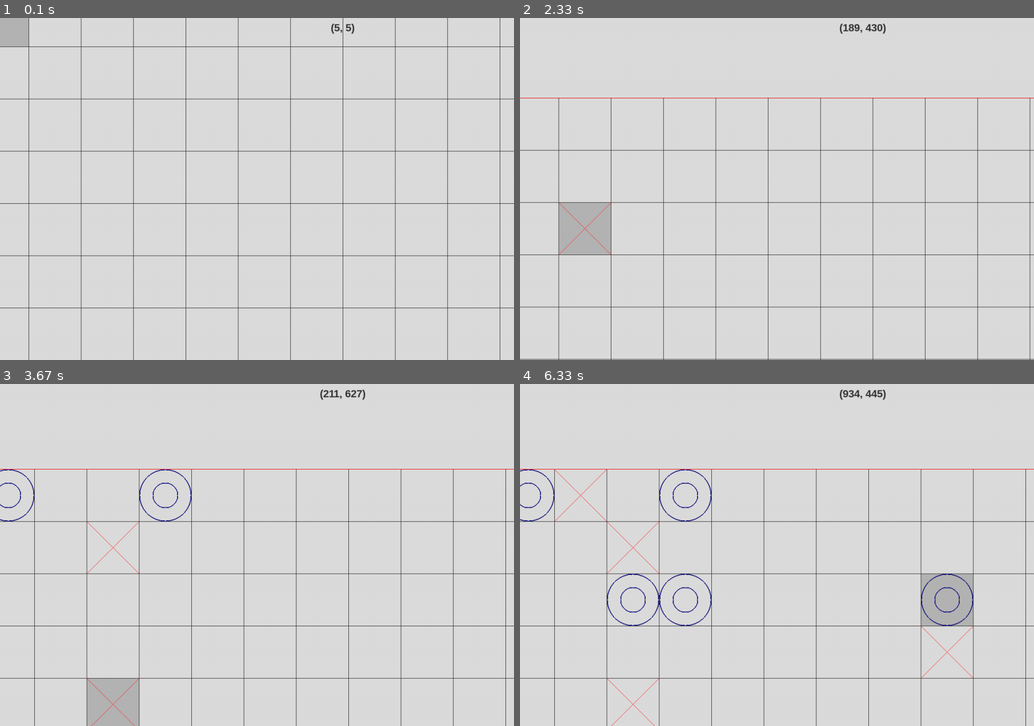
Above: before the commit, frames 1-4 (two rows, left to right).
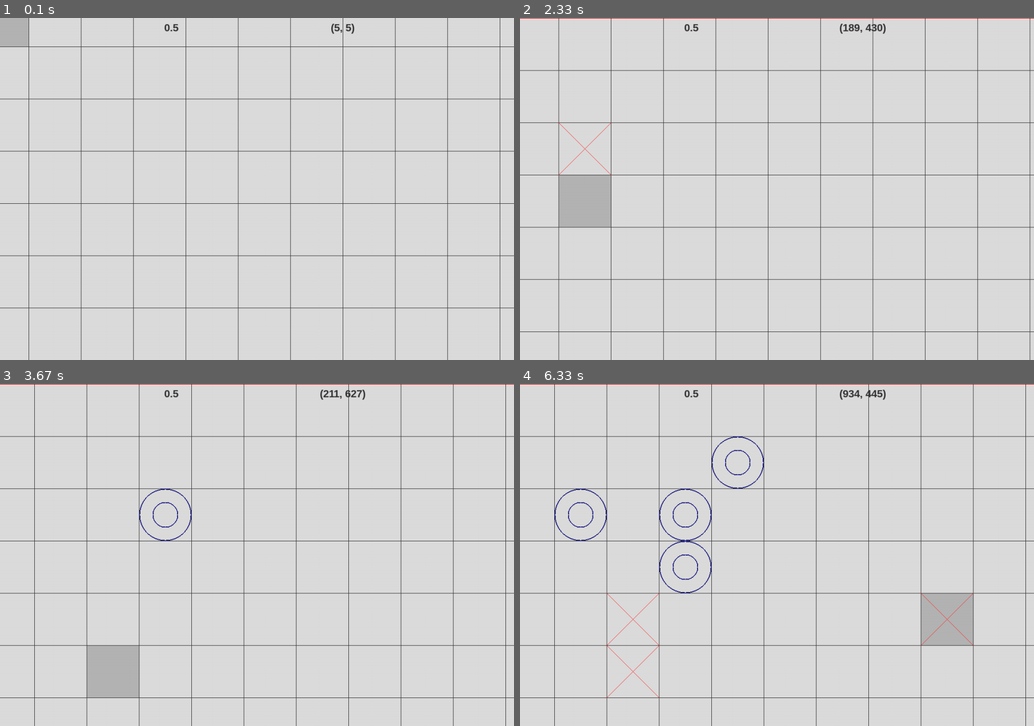
Above: after the commit, the same moments.

Repository: CoDen256/TicTacToe
Game: pygame game, started from app/TicTacToe.py
Two runs of this game, one before a commit and one after it. Both use one fixed random seed, a clock stepped at 60 frames per second and the inputs below.
Inputs (mouse positions are in pixels of both pictures, inside the frame that each line leads up to):
- Up to frame 1 (0.1 s): no input
- Up to frame 2 (2.33 s): click (777, 189) at 0.38 s; press the mouse at (777, 189) at 0.7 s; move the mouse to (807, 202) at 0.8 s; release the mouse at (838, 219) at 0.93 s; tap Space at 1 s; tap 1 at 1.33 s; click (705, 117) at 1.72 s; press the mouse at (705, 117) at 2.03 s; move the mouse to (658, 168) at 2.13 s; release the mouse at (607, 223) at 2.27 s
- Up to frame 3 (3.67 s): press the mouse at (185, 483) at 2.37 s; move the mouse to (143, 462) at 2.47 s; release the mouse at (102, 438) at 2.6 s; press the mouse at (185, 483) at 2.7 s; move the mouse to (143, 510) at 2.8 s; release the mouse at (107, 534) at 2.93 s; click (143, 493) at 3.08 s; click (97, 681) at 3.58 s
- Up to frame 4 (6.33 s): click (674, 582) at 3.92 s; click (936, 637) at 4.42 s; click (746, 452) at 4.98 s; click (648, 613) at 5.32 s; click (586, 493) at 5.75 s; click (962, 596) at 6.15 s

The runs differ from the first frame. In frame 1, less than 0.1% of the frame differs, in the area x 32-35%, y 1-4%; in frame 2, 5.6%; in frame 3, 5.8%; in frame 4, 6.4%, in the area x 0-100%, y 0-100%.

Commit message:
resizement improved and boundaires are added

Diff:
--- a/app/grids/ExpandableGrid.py
+++ b/app/grids/ExpandableGrid.py
@@ -1,5 +1,6 @@
 from grids.Grid import Grid
 import pygame
+
 
 class ExpandableGrid(Grid):
     def __init__(self, parent, position, cell_size, columns=25, rows=25):
@@ -7,59 +8,38 @@
         self.scores = [0, 0]
         self.position = self.x, self.y = self.parent.x - self.x, self.parent.y - self.y
 
-        self.last_pressed = None
-        self.delta = None
+        self.last_pressed = None  # last pressed point
 
-        self.first = None
-        self.full_delta = None
+        self.first = None  # first pressed point on the drag
+        self.full_delta = None  # full delta between last and first point
+
+        self.dragged = False
 
     def updateScore(self):
         pass
 
     def updateInput(self, event):
+        # Handles each event if for loop
         if event.type == pygame.MOUSEBUTTONDOWN:
-            if event.button == 4:
+            if event.button == 4:  # mouse wheel rolled up
                 self.resize(+0.05, event.pos)
-            elif event.button == 5:
+            elif event.button == 5:  # mouse wheel rolled down
                 self.resize(-0.05, event.pos)
-            else:
-                if not self.dragged:
-                    self.dragged = True
-                    self.last_pressed = self.first = pygame.mouse.get_pos()
+            elif event.button == 1 and not self.dragged:
+                self.dragged = True
+                self.last_pressed = self.first = pygame.mouse.get_pos()
 
         if event.type == pygame.MOUSEBUTTONUP:
-            if event.button not in [4,5]:
+            if event.button == 1:
+
                 self.dragged = False
-
                 self.full_delta = self.first[0] - pygame.mouse.get_pos()[0], self.first[1] - pygame.mouse.get_pos()[1]
 
-                self.delta = None
                 self.last_pressed = None
-
-    def resize(self, deltaScale, scale_point):
-        if self.scale + deltaScale < 0.1 or self.scale + deltaScale > 1: return
-
-        scale_point = self.surf_to_grid(scale_point)
-        ratio = scale_point[0] / self.cell_size, scale_point[1] / self.cell_size
-
-        self.scale += deltaScale
-
-        new_scale_point = int(ratio[0] * self.cell_size), int(ratio[1] * self.cell_size)
-
-        self.x += scale_point[0] - new_scale_point[0]
-        self.y += scale_point[1] - new_scale_point[1]
-
-        pygame.transform.scale(self.surface, (self.width, self.height))
 
     def update(self):
         if self.dragged:
-            self.delta = pygame.mouse.get_pos()[0] - self.last_pressed[0], pygame.mouse.get_pos()[1] - self.last_pressed[1]
-            self.last_pressed = pygame.mouse.get_pos()
-
-            self.x = self.x + self.delta[0]
-            self.y = self.y + self.delta[1]
-
-
+            self.on_drag()
 
     def render(self):
         self.parent.blit(self.surface, (self.x, self.y))
@@ -67,6 +47,62 @@
         self.renderGrid()
         self.renderCells()
 
-    #@property
-    #def is_just_pressed(self):
-    #    return not self.dragged or (self.dragged and )
+        self.full_delta = None
+        # updating full_delta
+
+    def on_drag(self):
+        delta = pygame.mouse.get_pos()[0] - self.last_pressed[0], pygame.mouse.get_pos()[1] - self.last_pressed[1]
+        self.last_pressed = pygame.mouse.get_pos()
+
+        self.x = self.x + delta[0]
+        self.y = self.y + delta[1]
+
+        self.check_boundaries()
+
+    def resize(self, delta_scale, scale_point):
+        if self.scale + delta_scale < 0.15 \
+           or self.scale + delta_scale > 0.5:
+            return
+
+        point_x, point_y = self.surf_to_grid(scale_point)
+
+        ratio_x = point_x / self.cell_size
+        ratio_y = point_y / self.cell_size
+
+        self.scale += delta_scale
+
+        new_point_x = int(ratio_x * self.cell_size)
+        new_point_y = int(ratio_y * self.cell_size)
+
+        self.x += point_x - new_point_x
+        self.y += point_y - new_point_y
+
+        self.surface = pygame.transform.scale(self.surface, (self.width, self.height))
+
+    def check_boundaries(self):
+        if self.width < self.parent.width or \
+           self.height < self.parent.height:
+            return
+
+        if self.x > 0:
+            self.x = 0
+        elif self.x < -self.width + self.parent.width:
+            self.x = -self.width + self.parent.width
+
+        if self.y > 0:
+            self.y = 0
+        elif self.y < -self.height + self.parent.height:
+            self.y = -self.height + self.parent.height
+
+    @property
+    def just_pressed(self):
+        # If not input provided or the delta is small return False
+        # Otherwise returns the position of touching
+        if not self.full_delta:
+            return False
+
+        if self.full_delta[0]**2 + self.full_delta[1]**2 > 25**2:
+            # Delta lenght is not more than 5 = sqrt(25) pixels
+            return False
+
+        return pygame.mouse.get_pos()
--- a/app/grids/Grid.py
+++ b/app/grids/Grid.py
@@ -24,7 +24,6 @@
         self.surface.set_colorkey((0, 0, 0))
 
         self.grid_color = color
-        self.dragged = False
 
     @abstractmethod
     def updateInput(self):
@@ -70,7 +69,7 @@
         self.surface.fill((0, 0, 0))
 
         # Draws a box of grid
-        pydraw.rectangle(self.surface, [0, 0, self.width, self.height], (250, 0,0 ))
+        pydraw.rectangle(self.surface, self.surface.get_rect(), (250, 0, 0))
 
         # Draws vertical lines
         for i in range(self.columns - 1):
@@ -159,6 +158,11 @@
         return self.cell_size * self.rows
 
     @property
+    def size(self):
+        """ Current dimensions of the grid """
+        return (self.width, self.height)
+
+    @property
     def cell_size(self):
         """ Current scaled size of cells """
         return int(self.initial_size * self.scale)
--- a/app/grids/StaticGrid.py
+++ b/app/grids/StaticGrid.py
@@ -23,5 +23,5 @@
         pass
 
     def update(self):
-        """ Nothing to update """
+        """ No update is needed """
         pass
--- a/app/players/Human.py
+++ b/app/players/Human.py
@@ -10,8 +10,8 @@
     def onTurn(self):
         pos = self.handleInput()
 
-        if pos is None:
-            return
+        if not pos:
+            return False
 
         return self.makeMove(pos)
 
@@ -25,13 +25,6 @@
             return False
 
     def handleInput(self):
-        # Handle the input user provides and returns the position
-        # If not input provided returns None
-        #print(self.grid.full_delta)
-        if pygame.mouse.get_pressed()[0] and not self.pressed:
-            self.pressed = True
-            return pygame.mouse.get_pos()
-        if not pygame.mouse.get_pressed()[0]:
-            self.pressed = False
+        # Handle the input user and returns the position
 
-        return None
+        return self.grid.just_pressed
--- a/app/screens/GameScreen.py
+++ b/app/screens/GameScreen.py
@@ -63,7 +63,8 @@
         self.grid.render()
 
         toast(self.surface, str(pygame.mouse.get_pos()), 20, (50, 50, 50), self.game.w * 2/3, 20)
-        #self.renderMessages()
+        toast(self.surface, str(self.grid.scale), 20, (50, 50, 50), self.game.w * 1/3, 20)
+        # self.renderMessages()
 
         pygame.display.flip()
 
